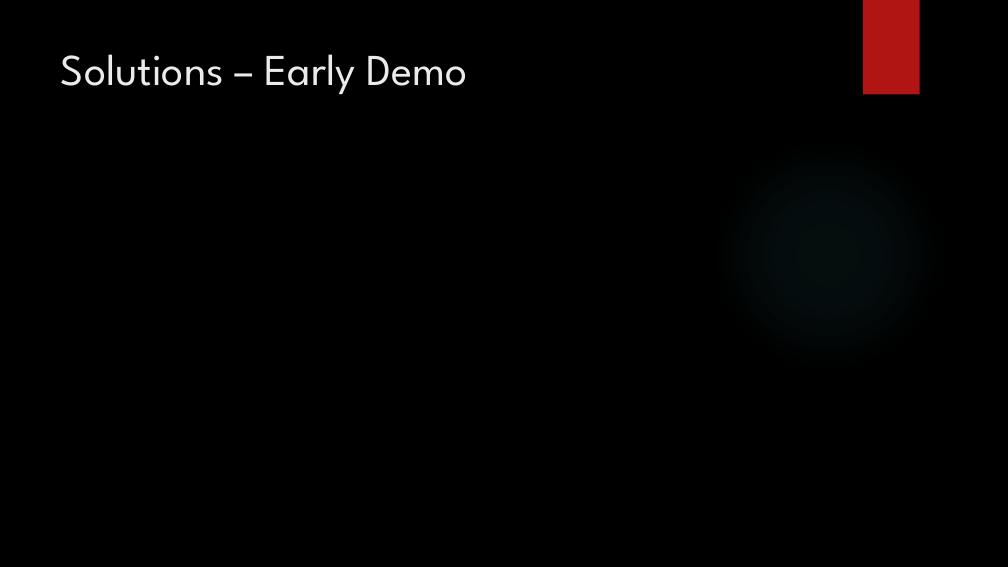
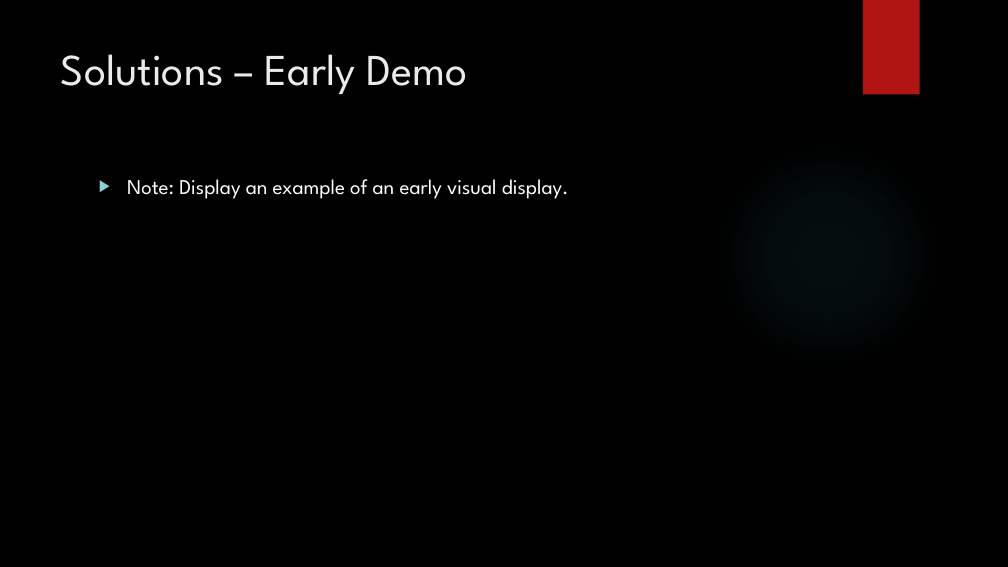
Before and after one commit to jaminologist/GopherLife, a slide deck: slide 22 of GopherLife.pptx (slide 23 before the commit). Drawn at 1008x567 pixels with LibreOffice and Linux fonts; fonts in the diff are those of the drawing; background and template pictures are left out. Boxes give left, top, right and bottom in pixels: in the first picture for what was removed or moved away, otherwise in the second. Text is boxed around its words. In the diff, an @@ line names an element or a change of style, - is before the commit and + after.

Commit message:
Visual update

```diff
--- a/GopherLife.pptx
+++ b/GopherLife.pptx
@@ text added at [127, 179, 569, 199], 20 pt, text #FFFFFF @@
+▶ Note: Display an example of an early visual display.
```
Also in this commit, not shown: 14 other slides changed, 17 slides added, 15 slides removed, 8 other files.
